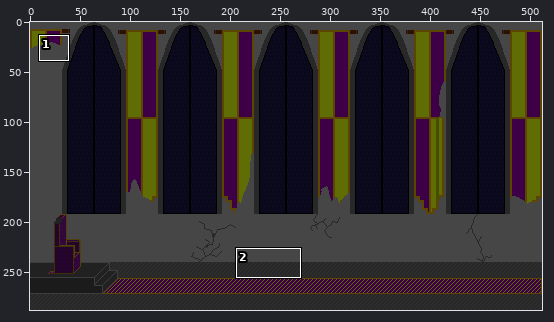
Sprite sheet: Bialjam/Assets/Graphics/start_screen_512_288_ciemny.png. Above, an overview of the earlier version with the close-up marked.
Close-up. As it was:
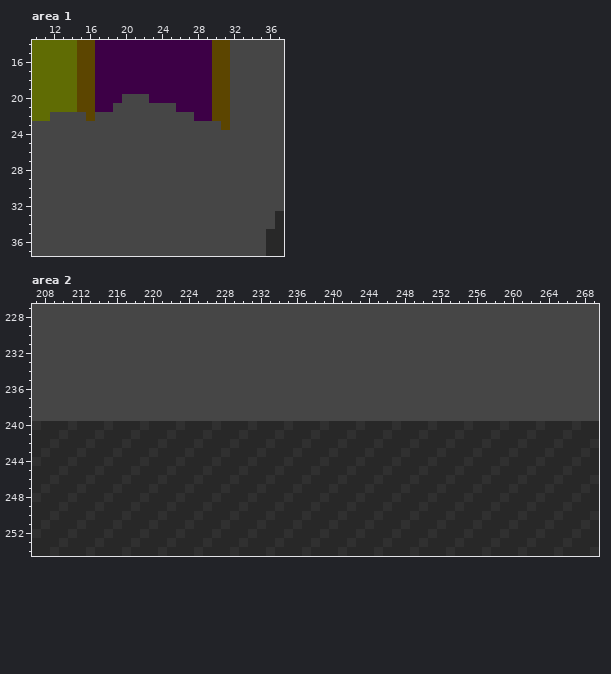
The file is 512x288 pixels. Colours within 5 levels of each other are drawn and written as one. Shown: area 1: x 10..37, y 14..37; area 2: x 207..269, y 227..254.
New version:
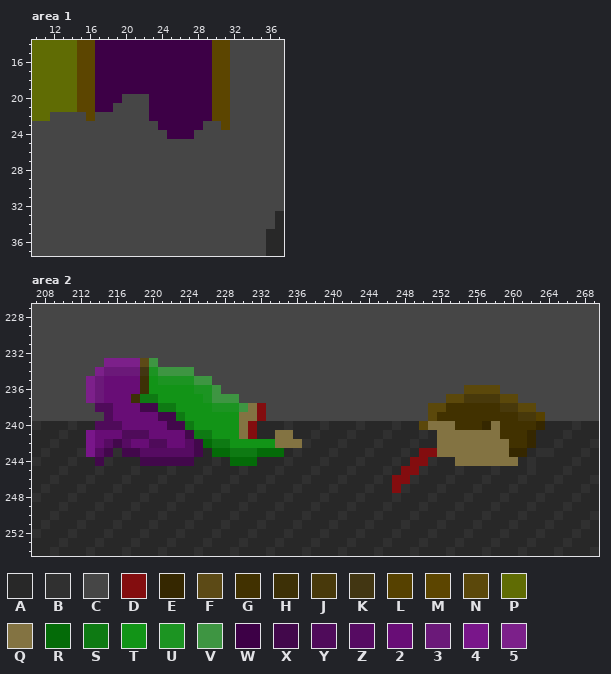
Palette (. is transparent): A #282828  B #303030  C #464646  D #830d0f  E #352700  F #5c4a16  G #413100  H #3d3006  J #48390b  K #423612  L #564100  M #5c4500  N #5b480b  P #606c04  Q #837342  R #046b08  S #0e7a13  T #129417  U #1c9422  V #3e9542  W #3d0046  X #42084b  Y #4f0b5a  Z #560b62  2 #680d76  3 #6b1979  4 #79168a  5 #7c208a
The edit:
Changed rows in their new state; - is an unchanged pixel.
Area 1:
first column x 23:
21 WWW---
22 WWWWW-
23 -WWWWW
24 --WWW-
Area 2:
first column x 213:
233 --5555FV-------------------------------------------
234 -53333KUVVVV---------------------------------------
235 532222HTUUUUVV-------------------------------------
236 532222HTTTTTUUV---------------------------NNNN-----
237 53222HSSTTTTTUVVV-----------------------NNJJJJNN---
238 -YY222XXSSTTTTUUUVQD------------------NNGGGGGGJJNN-
239 --Y22222XXSTTTTTTQQD------------------NGGGGGGGGGJJL
240 -YYY22222XXSTTTTTQD------------------NQQQGGGEQGGGGE
241 4222YYY2222XSSTTTQD--QQ----------------QQQQQQQGGGE-
242 42ZXZ22YY22ZXRSSTTTTTQQQ---------------QQQQQQQQGGE-
243 4ZX-XXZZZZZZX-RRSSSRRR---------------DDQQQQQQQQEE-B
244 -X----XXXXXX----RRR-----------------DD---QQQQQQQ-BA
245 -----------------------------------DD--------------
246 ----------------------------------DD---------------
247 ----------------------------------D----------------
Boxes around the changes in both close-ups, in picture pixels (x1, y1, x2, y2):
changed: (149, 103, 203, 139)
changed: (86, 358, 302, 466)
changed: (392, 385, 545, 493)
